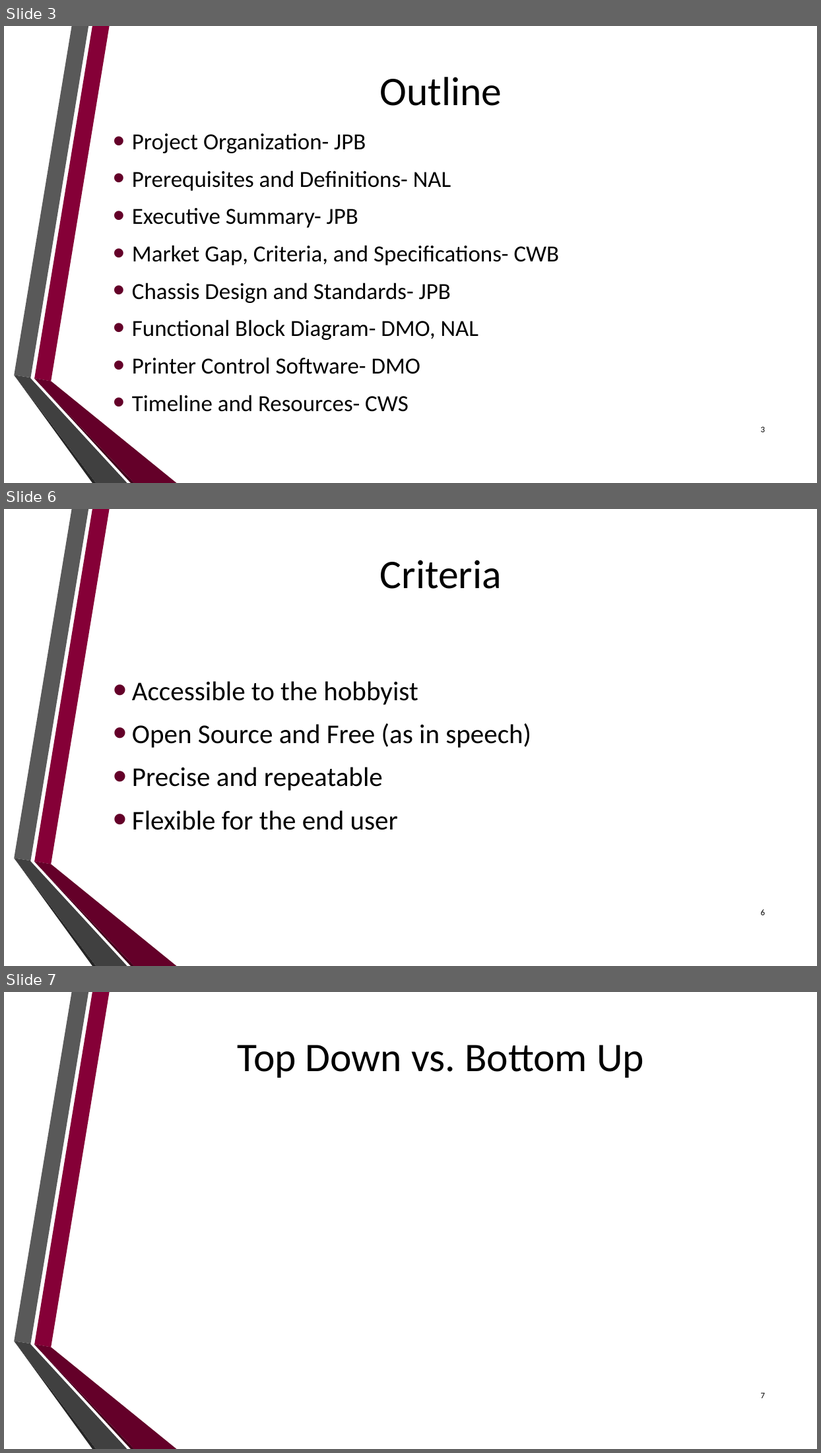
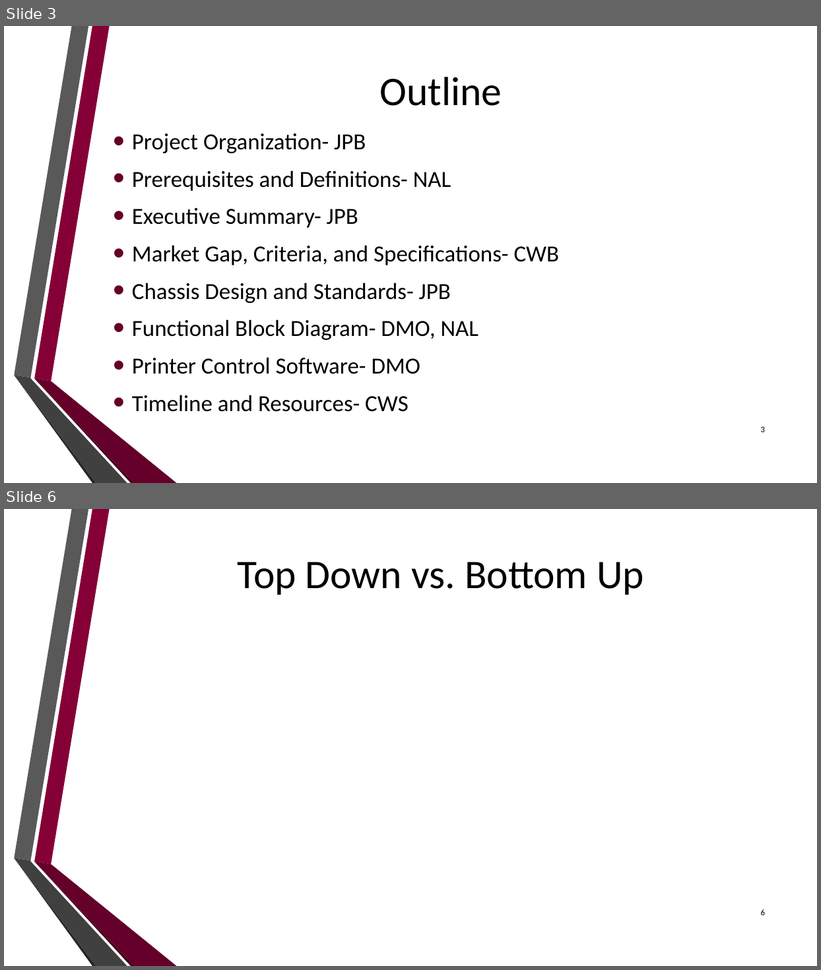
Before and after one commit to dan-olsen/SeniorDesign, a slide deck: Presentations/DesignPres/DesignPres-75.pptx. Shown one above the other, each under a label of ours: slides 3, 6 and 7 before the commit, slides 3 and 6 after it; the slides between them are not shown. The pictures are 821x1453 and 821x970 pixels, drawn with LibreOffice and Linux fonts; fonts in the diff are those of the drawing; background and template pictures are left out. Boxes give left, top, right and bottom in pixels: in the first picture for what was removed or moved away, otherwise in the second. Text is boxed around its words. In the diff, an @@ line names an element or a change of style, - is before the commit and + after.

```diff
--- a/Presentations/DesignPres/DesignPres-75.pptx
+++ b/Presentations/DesignPres/DesignPres-75.pptx
@@ slide 6 removed at [4,509,817,966], background picture (left out); not listed: 6 template elements that a slide beside it also shows @@
@@ title removed at [380,560,502,589] @@
-Criteria
@@ text removed at [132,681,531,830] @@
-• Accessible to the hobbyist
-• Open Source and Free (as in speech)
-• Precise and repeatable
-• Flexible for the end user
@@ page number removed at [761,910,765,916] @@
-6
@@ what was slide 7 is now slide 6 @@
@@ page number at [761,910,765,916]: text changed @@
-7
+6
```
Also in this commit, not shown: 3 slides changed, 2 slides added, 2 other slides removed.
